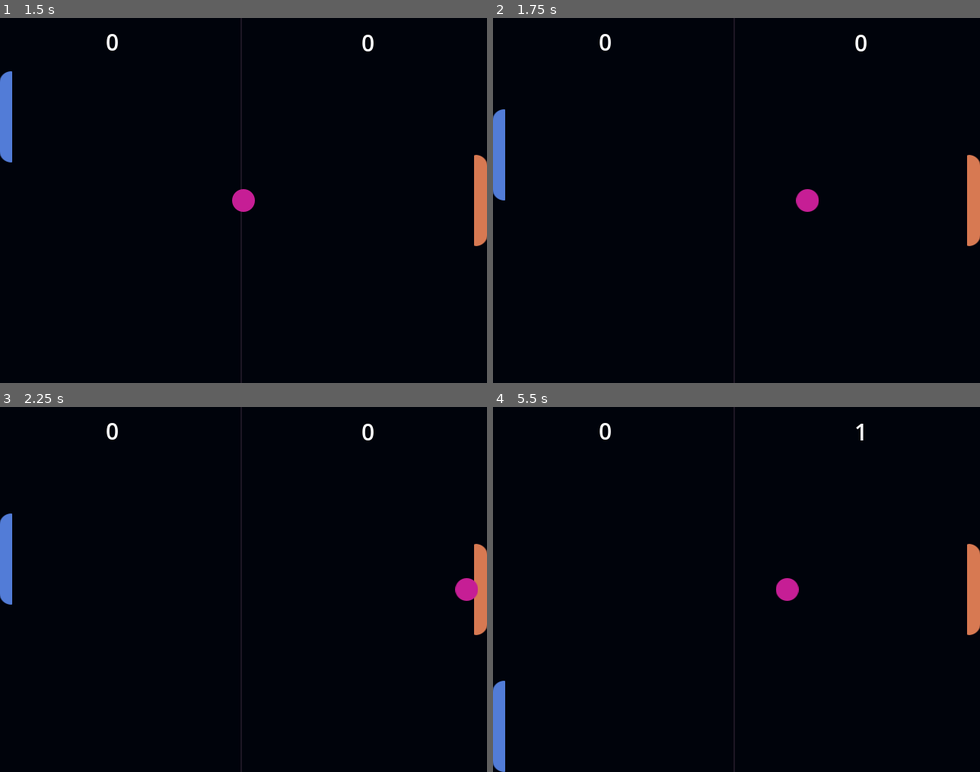
Above: before the commit, frames 1-4 (two rows, left to right).
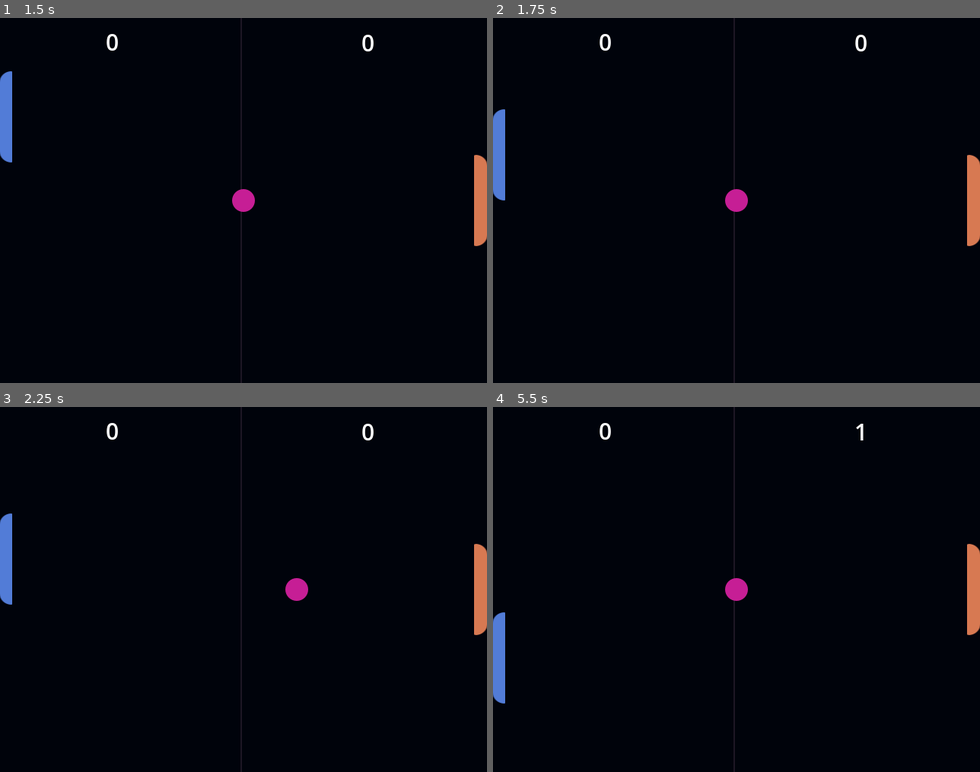
Above: after the commit, the same moments.

Repository: BenCoder302/Pong-Godot
Game: Godot game, scene res://scenes/main.tscn
Two runs of this game, one before a commit and one after it. Both use one fixed random seed, a clock stepped at 60 frames per second and the inputs below.
Inputs:
- Up to frame 1 (1.5 s): tap Enter at 0.5 s; hold Up (ui_up) 0.53-1.28 s; hold Down (ui_down) from 1.28 s (still down)
- Up to frame 2 (1.75 s): keep holding Down (ui_down)
- Up to frame 3 (2.25 s): release Down (ui_down) at 2.03 s; hold Up (ui_up) from 2.03 s (still down)
- Up to frame 4 (5.5 s): release Up (ui_up) at 3.53 s; hold Down (ui_down) from 3.53 s (still down)

Frame 1 is identical in both runs. In frame 2, 0.5% of the frame differs, in the area x 47-67%, y 46-54%; in frame 3, 0.5%; in frame 4, 1.4%, in the area x 0-63%, y 46-100%.

Commit message:
Added speed_y changes to ball and some fixes

Diff:
--- a/scenes/main.tscn
+++ b/scenes/main.tscn
@@ -1,15 +1,15 @@
 [gd_scene format=3 uid="uid://155xx7s6y6ta"]
 
 [ext_resource type="Texture2D" uid="uid://m4ujul5cfpfp" path="res://assets/Board.png" id="1_o5qli"]
-[ext_resource type="Texture2D" uid="uid://bsff4mhvutx2j" path="res://assets/Computer.png" id="2_0wfyh"]
-[ext_resource type="Script" uid="uid://cyqgaofwvf13l" path="res://scripts/player.gd" id="2_sugp2"]
-[ext_resource type="Texture2D" uid="uid://b1wdufuoth5sg" path="res://assets/Player.png" id="4_jyhfs"]
-[ext_resource type="Script" uid="uid://b60guav8nrfk" path="res://scripts/enemy.gd" id="4_tbgi4"]
-[ext_resource type="Script" uid="uid://dl8e654i5okk1" path="res://scripts/ball.gd" id="6_o6xl0"]
-[ext_resource type="Texture2D" uid="uid://bmabmoo3hq8jn" path="res://assets/Ball.png" id="6_tefeu"]
+[ext_resource type="Script" uid="uid://cyqgaofwvf13l" path="res://scripts/player.gd" id="2_choun"]
+[ext_resource type="Texture2D" uid="uid://bsff4mhvutx2j" path="res://assets/Computer.png" id="3_ya4ey"]
+[ext_resource type="Script" uid="uid://b60guav8nrfk" path="res://scripts/enemy.gd" id="4_eb6dy"]
+[ext_resource type="Texture2D" uid="uid://b1wdufuoth5sg" path="res://assets/Player.png" id="5_trceg"]
+[ext_resource type="Script" uid="uid://dl8e654i5okk1" path="res://scripts/ball.gd" id="6_a8y0u"]
+[ext_resource type="Texture2D" uid="uid://bmabmoo3hq8jn" path="res://assets/Ball.png" id="7_jkv2x"]
 [ext_resource type="Script" uid="uid://daoxxogxth0vt" path="res://scripts/player_score_label.gd" id="8_85g3d"]
 [ext_resource type="Script" uid="uid://dxrvjb0os7sk7" path="res://scripts/enemy_score_label.gd" id="9_choun"]
-[ext_resource type="Script" uid="uid://b2ltr7u8ion7f" path="res://scripts/game_over.gd" id="10_choun"]
+[ext_resource type="Script" uid="uid://b2ltr7u8ion7f" path="res://scripts/game_over_label.gd" id="10_choun"]
 
 [sub_resource type="RectangleShape2D" id="RectangleShape2D_0wfyh"]
 size = Vector2(18.75, 118)
@@ -37,39 +37,39 @@
 texture = ExtResource("1_o5qli")
 metadata/_edit_lock_ = true
 
-[node name="Player" type="Area2D" parent="." unique_id=1619671631]
+[node name="Player" type="Area2D" parent="." unique_id=518620918]
 position = Vector2(9, 230)
-script = ExtResource("2_sugp2")
+script = ExtResource("2_choun")
 metadata/_edit_group_ = true
 metadata/_edit_lock_ = true
 
-[node name="PlayerSprite" type="Sprite2D" parent="Player" unique_id=2048974461]
-texture = ExtResource("2_0wfyh")
+[node name="PlayerSprite" type="Sprite2D" parent="Player" unique_id=1883165581]
+texture = ExtResource("3_ya4ey")
 
-[node name="PlayerCollision" type="CollisionShape2D" parent="Player" unique_id=1785785362]
+[node name="PlayerCollision" type="CollisionShape2D" parent="Player" unique_id=587344572]
 shape = SubResource("RectangleShape2D_0wfyh")
 
-[node name="Enemy" type="Area2D" parent="." unique_id=1441634685]
+[node name="Enemy" type="Area2D" parent="." unique_id=854798774]
 position = Vector2(630, 224)
-script = ExtResource("4_tbgi4")
+script = ExtResource("4_eb6dy")
 metadata/_edit_group_ = true
 metadata/_edit_lock_ = true
 
-[node name="EnemySprite" type="Sprite2D" parent="Enemy" unique_id=1929353561]
-texture = ExtResource("4_jyhfs")
+[node name="EnemySprite" type="Sprite2D" parent="Enemy" unique_id=1435199930]
+texture = ExtResource("5_trceg")
 
-[node name="EnemyCollision" type="CollisionShape2D" parent="Enemy" unique_id=1689072085]
+[node name="EnemyCollision" type="CollisionShape2D" parent="Enemy" unique_id=375323049]
 shape = SubResource("RectangleShape2D_jyhfs")
 
-[node name="Ball" type="Area2D" parent="." unique_id=379916714]
+[node name="Ball" type="Area2D" parent="." unique_id=1651323130]
 position = Vector2(320, 240)
-script = ExtResource("6_o6xl0")
+script = ExtResource("6_a8y0u")
 metadata/_edit_group_ = true
 
-[node name="BallSprite" type="Sprite2D" parent="Ball" unique_id=1879623845]
-texture = ExtResource("6_tefeu")
+[node name="BallSprite" type="Sprite2D" parent="Ball" unique_id=2044211118]
+texture = ExtResource("7_jkv2x")
 
-[node name="BallCollision" type="CollisionShape2D" parent="Ball" unique_id=1547622703]
+[node name="BallCollision" type="CollisionShape2D" parent="Ball" unique_id=863801948]
 shape = SubResource("CircleShape2D_tefeu")
 
 [node name="PlayerScoreLabel" type="Label" parent="." unique_id=20235257]
--- a/scripts/ball.gd
+++ b/scripts/ball.gd
@@ -1,26 +1,13 @@
 extends Area2D
 
-@export var speed_x = 400
+@export var speed_x = 0
 @export var speed_y = 0
-
-func stop_ball():
-	speed_x = 0
-	speed_y = 0
-
-func reset_ball():
-	stop_ball()
-	position.x = 320
-	position.y = 240
-	await get_tree().create_timer(1.5).timeout
-	speed_x = 400
+@onready var player = get_parent().get_node("Player")
+@onready var enemy = get_parent().get_node("Enemy")
 
 func _ready():
 	visible = true
 	reset_ball()
-
-func move_ball(delta):
-	position.x += speed_x * delta
-	position.y += speed_y * delta
 
 func _process(delta):
 	if GameState.game_over:
@@ -32,10 +19,37 @@
 func _on_area_entered(area: Area2D) -> void:
 	speed_x = -speed_x
 
+	if position.y > area.position.y + 10:
+		speed_y = 150
+	elif position.y < area.position.y - 10:
+		speed_y = -150
+	else:
+		speed_y = 0
+
 func check_score():
 	if position.x <= 0:
 		GameState.increment_enemy_score()
 		reset_ball()
+
 	if position.x >= 640:
 		GameState.increment_player_score()
 		reset_ball()
+
+func stop_ball():
+	speed_x = 0
+	speed_y = 0
+
+func move_ball(delta):
+	position.x += speed_x * delta
+	position.y += speed_y * delta
+	if position.y >= 480 - 15 or position.y <= 0 + 15:
+		speed_y = -speed_y
+
+func reset_ball():
+	stop_ball()
+	player.reset_player()
+	enemy.reset_enemy()
+	position.x = 320
+	position.y = 240
+	await get_tree().create_timer(2).timeout
+	speed_x = 300
--- a/scripts/enemy.gd
+++ b/scripts/enemy.gd
@@ -4,8 +4,7 @@
 
 func _ready():
 	visible = true
-	position.y = 240
-	position.x = 640 - 17/2
+	reset_enemy()
 
 func _process(delta):
 	if GameState.game_over:
@@ -19,3 +18,7 @@
 		position.y = 480 - 60
 	if position.y <= 0 + 60:
 		position.y = 0 + 60
+
+func reset_enemy():
+	position.y = 240
+	position.x = 640 - 17/2
--- a/scripts/player.gd
+++ b/scripts/player.gd
@@ -5,8 +5,7 @@
 func _ready():
 	GameState.reset_score()
 	visible = true
-	position.y = 240
-	position.x = 17/2
+	reset_player()
 
 func _process(delta):
 	if GameState.game_over:
@@ -20,3 +19,7 @@
 		position.y = 480 - 60
 	if position.y <= 0 + 60:
 		position.y = 0 + 60
+
+func reset_player():
+	position.y = 240
+	position.x = 17/2
Renamed: scripts/game_over.gd -> scripts/game_over_label.gd
Renamed: scripts/game_over.gd.uid -> scripts/game_over_label.gd.uid
